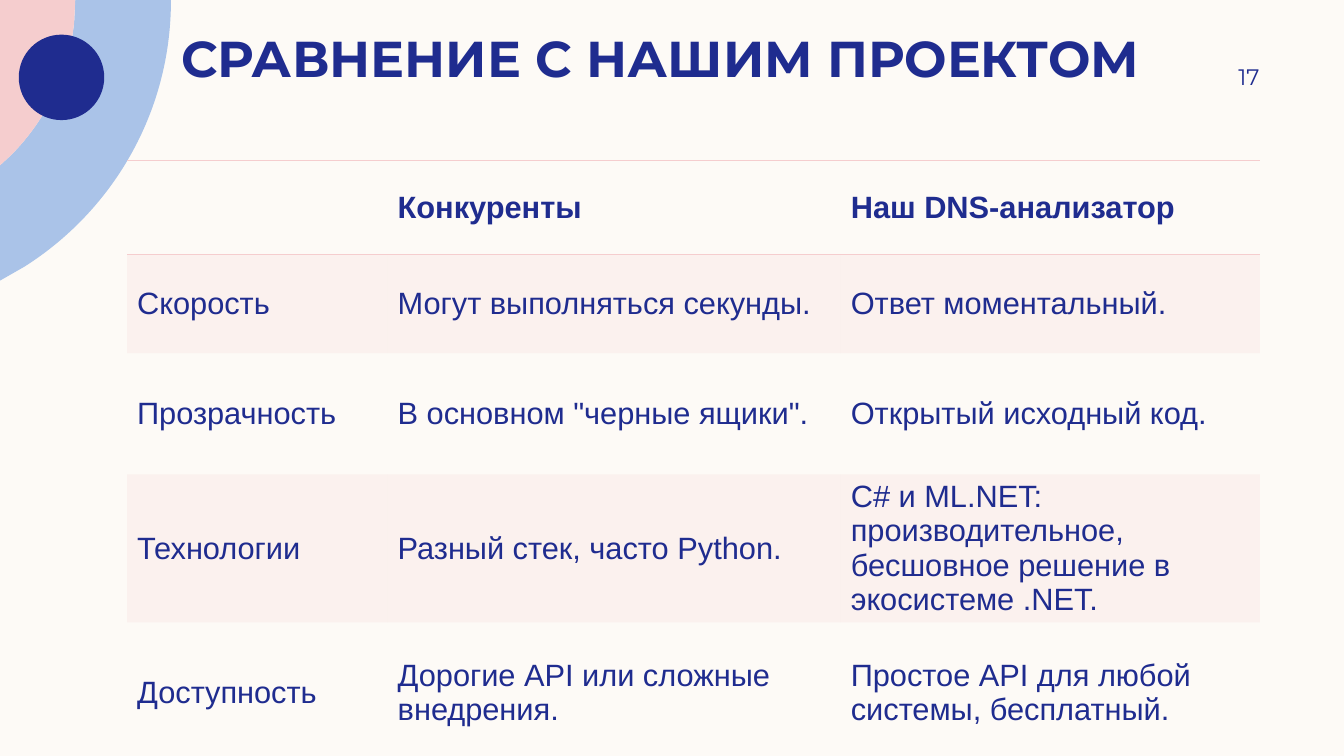
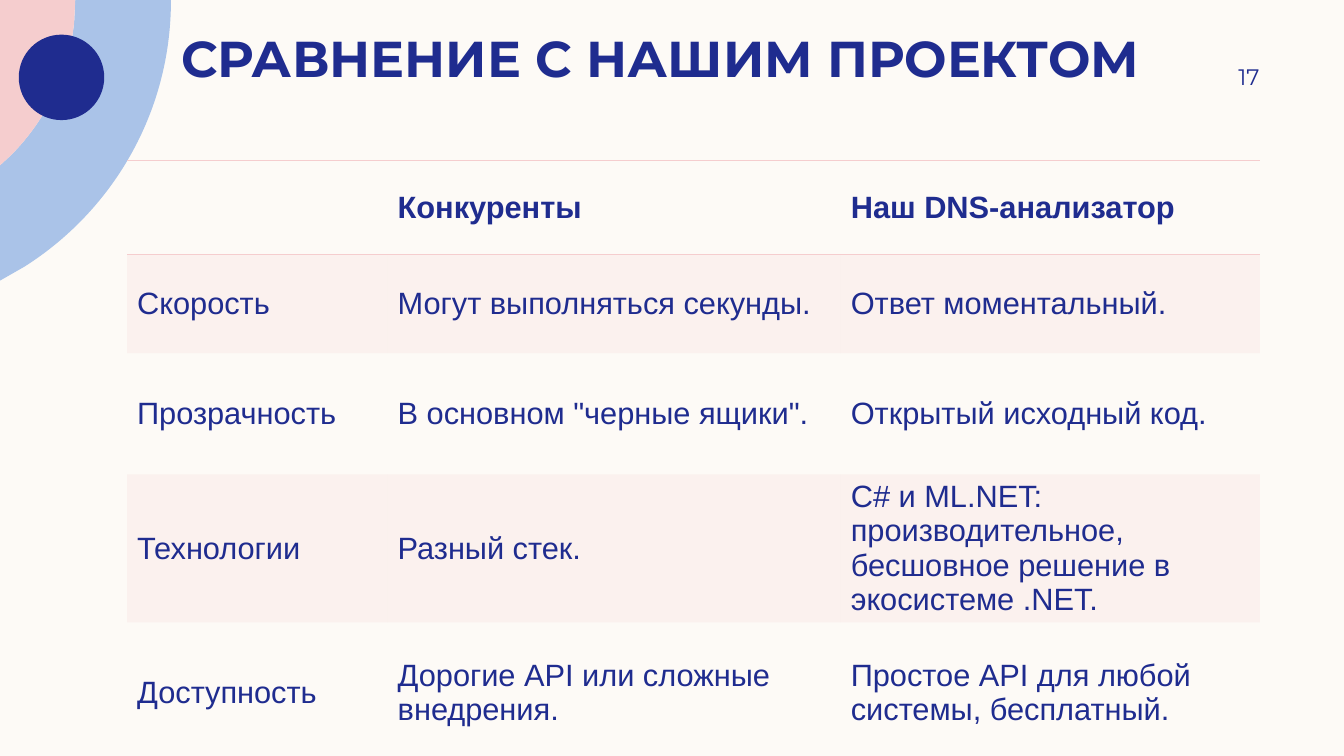
Before and after one commit to andreyilych/cs2valvesoftware, a slide deck: slide 17 of анализатор подозрительности доменных имен (DNS).pptx. Drawn at 1344x756 pixels with LibreOffice and Linux fonts; fonts in the diff are those of the drawing. Boxes give left, top, right and bottom in pixels: in the first picture for what was removed or moved away, otherwise in the second. Text is boxed around its words. In the diff, an @@ line names an element or a change of style, - is before the commit and + after.

```diff
--- a/анализатор подозрительности доменных имен (DNS).pptx
+++ b/анализатор подозрительности доменных имен (DNS).pptx
@@ table at [127, 161, 1260, 756] @@
-row 4, column 2: Разный стек, часто Python.
+row 4, column 2: Разный стек.
```
Also in this commit, not shown: 5 other slides changed.
